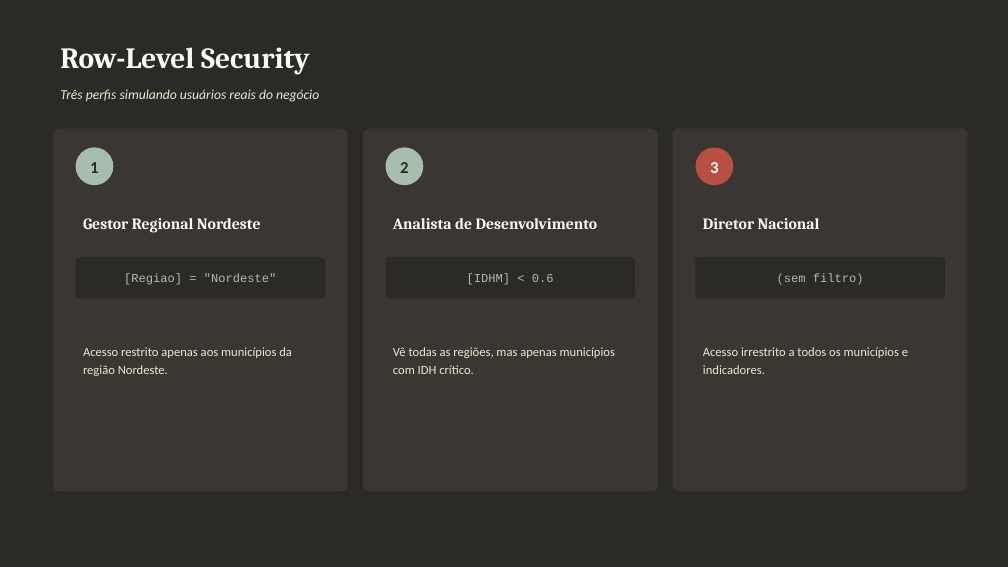
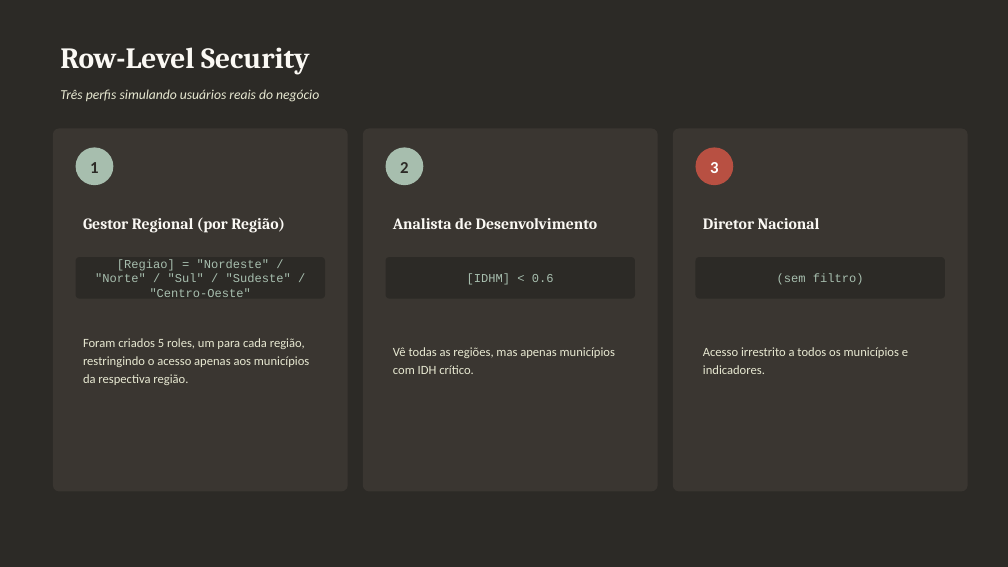
Before and after one commit to Luisszh07/trabalho-bi2-final, a slide deck: slide 9 of apresentacao/apresentacao_slides.pptx. Drawn at 1008x567 pixels with LibreOffice and Linux fonts; fonts in the diff are those of the drawing. Boxes give left, top, right and bottom in pixels: in the first picture for what was removed or moved away, otherwise in the second. Text is boxed around its words. In the diff, an @@ line names an element or a change of style, - is before the commit and + after.

```diff
--- a/apresentacao/apresentacao_slides.pptx
+++ b/apresentacao/apresentacao_slides.pptx
@@ text at (83, 217, 285, 233): text changed @@
-Gestor Regional Nordeste
+Gestor Regional (por Região)
@@ text at (95, 259, 291, 297): text changed @@
-[Regiao] = "Nordeste"
+[Regiao] = "Nordeste" / "Norte" / "Sul" / "Sudeste" / "Centro-Oeste"
@@ text at (83, 338, 309, 385): text changed @@
-Acesso restrito apenas aos municípios da região Nordeste.
+Foram criados 5 roles, um para cada região, restringindo o acesso apenas aos municípios da respectiva região.
```
